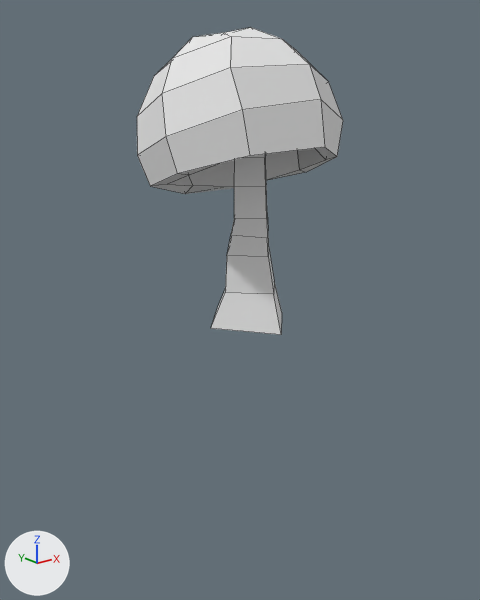
Before and after pictures for a commit that changed the OBJ model assets/models/smallmushroom0.obj.
Rendered twice from a camera (50 mm lens) standing at (-4.79, -5.85, 2.49) and looking at (-0.04, 0.09, 0.11). The axes (+X, +Y, +Z) are drawn at lower left. The lights are the same throughout. Mesh edges are drawn as thin lines. Where no turn or scale is listed for an object, it has been applied to the vertices.

Names of what the first picture shows: 'Cube_Cube.001', 'Sphere_Sphere.001'.
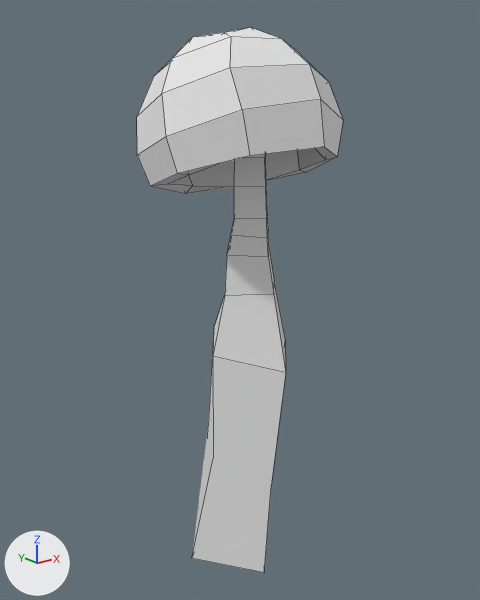
The newer file is also turned or shifted as a whole; pictures and numbers use the older file's frame.

Edits to the bpy script that builds the scene:
```text
Change me_cube_cube_001:
    used by ob_cube_cube_001; location = (0.0, 0.0, 0.0)
    remove me_cube_cube_001.from_pydata(...)  # 48 vertices, 46 faces; spans x -0.56..0.58, y -0.58..0.56, z -0.15..3.0
    add me_cube_cube_001.from_pydata(...)  # 56 vertices, 50 faces, 4 loose edges; spans x -0.78..0.64, y -0.63..0.73, z -3.33..3.0
    me_cube_cube_001 part 1
    4 vertices are removed from x -0.56..0.58, y -0.58..0.56, z -0.15..-0.1
    5 faces are deleted
    2 vertices move from x -0.36..0.01, y -0.04..0.37, z 0.29 to x -0.35..-0.02, y -0.01..0.35, z 0.24..0.25
    12 vertices are added at x -0.78..0.64, y -0.63..0.73, z -3.33..-0.37
    4 loose edges are added
    9 new faces join them
```

Where the change shows, as pixel boxes [x1, y1, x2, y2] in the pictures (480 x 600 px):
'Cube_Cube.001', reshaped
    before: [211, 154, 282, 335]
    after: [192, 154, 286, 573]
part 1 of me_cube_cube_001, built on
    before: [211, 269, 282, 335]
    after: [192, 269, 286, 573]
